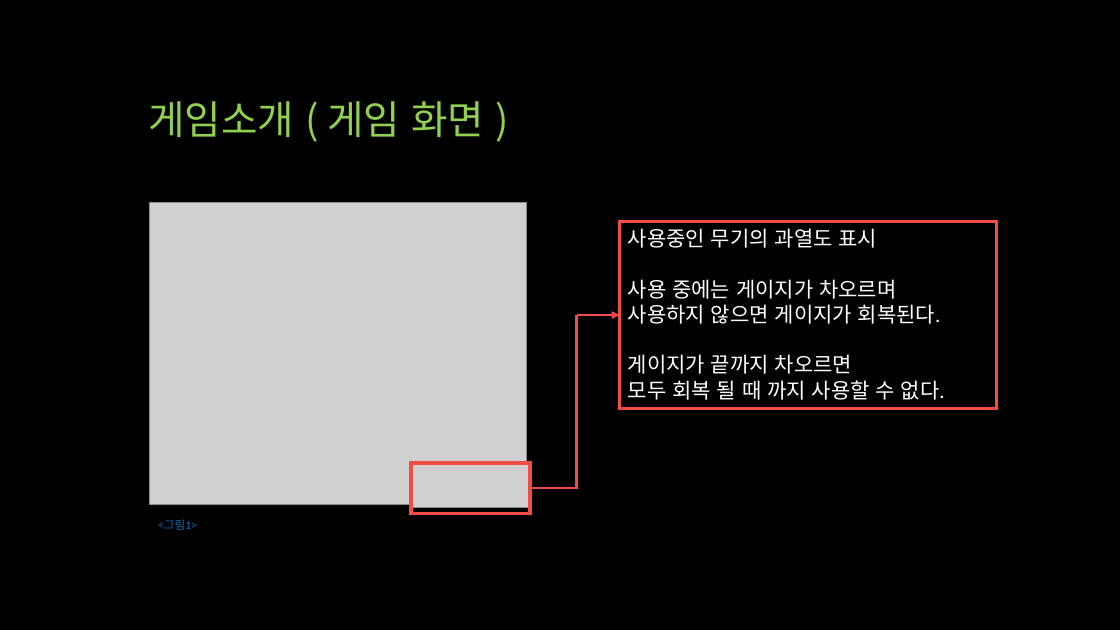
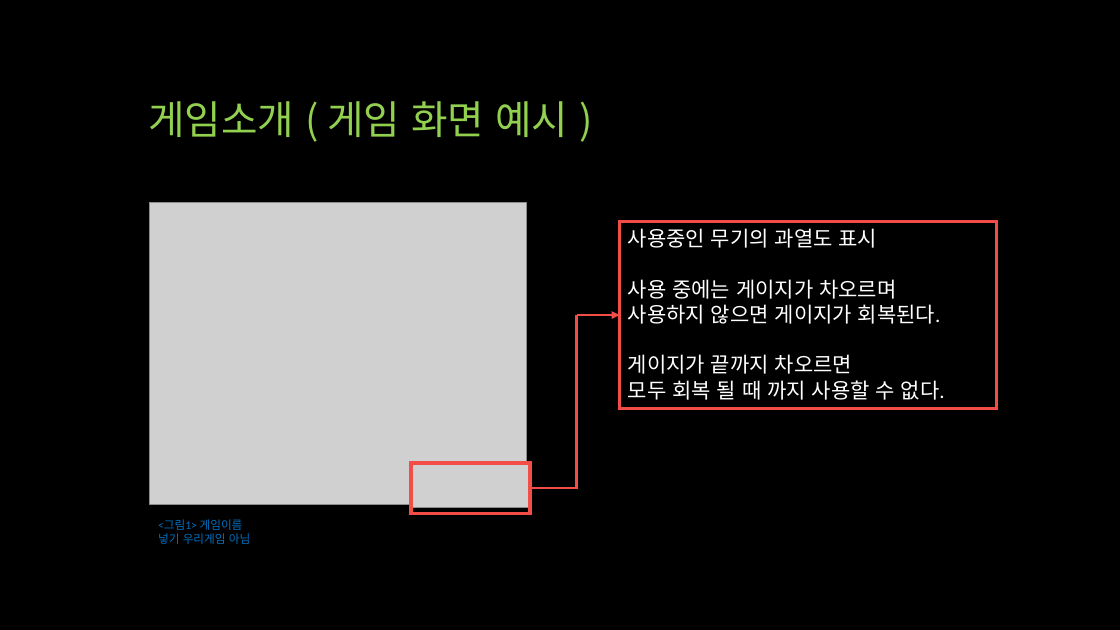
Before and after one commit to qwert830/SP, a slide deck: slide 5 of 기획/UTB (Unknown Team Battle).pptx. Drawn at 1120x630 pixels with LibreOffice and Linux fonts; fonts in the diff are those of the drawing; grey boxes stand for pictures. Boxes give left, top, right and bottom in pixels: in the first picture for what was removed or moved away, otherwise in the second. Text is boxed around its words. In the diff, an @@ line names an element or a change of style, - is before the commit and + after.

```diff
--- a/기획/UTB (Unknown Team Battle).pptx
+++ b/기획/UTB (Unknown Team Battle).pptx
@@ title at [148, 101, 568, 137]: text changed @@
-게임소개 ( 게임 화면 )
+게임소개 ( 게임 화면 예시 )
@@ text at [158, 519, 250, 544]: text changed @@
-<그림1>
+<그림1> 게임이름 넣기 우리게임 아님
```
Also in this commit, not shown: 1 other slide changed, 1 slide added, 27 other files.
